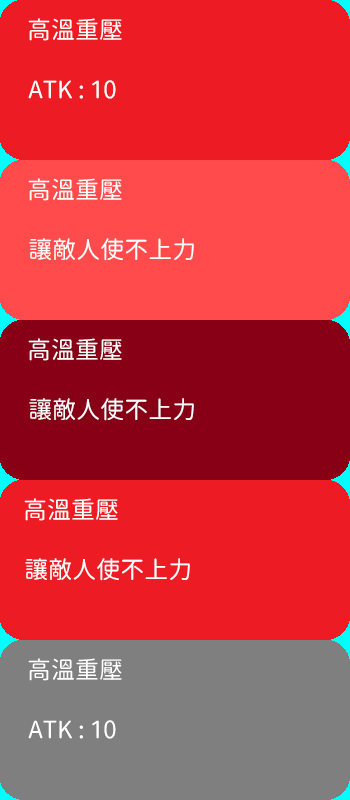
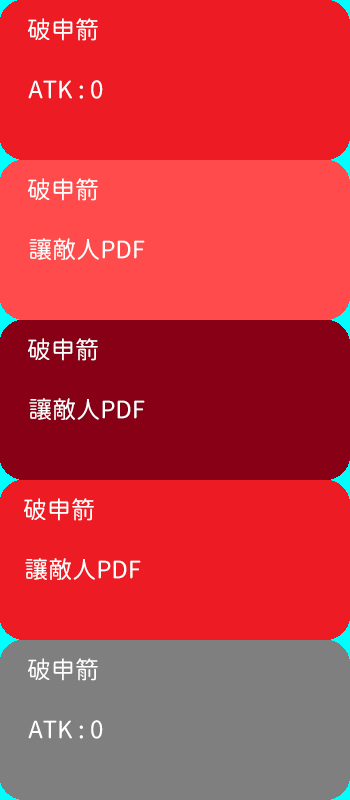
The second 350 × 800 image is a revision of the first. Changes to its layers:
renamed "ATK : 10" to "ATK : 0", painted on it over (91, 720, 116, 739)
renamed "高溫重壓" to "破申箭", painted on it over (28, 658, 122, 681)
renamed "讓敵人使不上力" to "讓敵人PDF", painted on it over (97, 558, 190, 581)
renamed "高溫重壓" to "破申箭", painted on it over (24, 498, 118, 521)
renamed "讓敵人使不上力" to "讓敵人PDF", painted on it over (101, 398, 194, 421)
renamed "高溫重壓" to "破申箭", painted on it over (28, 338, 122, 361)
renamed "讓敵人使不上力" to "讓敵人PDF", painted on it over (101, 238, 194, 261)
renamed "高溫重壓" to "破申箭", painted on it over (28, 178, 122, 201)
renamed "ATK : 10" to "ATK : 0", painted on it over (91, 80, 116, 99)
renamed "高溫重壓" to "破申箭", painted on it over (28, 18, 122, 41)
